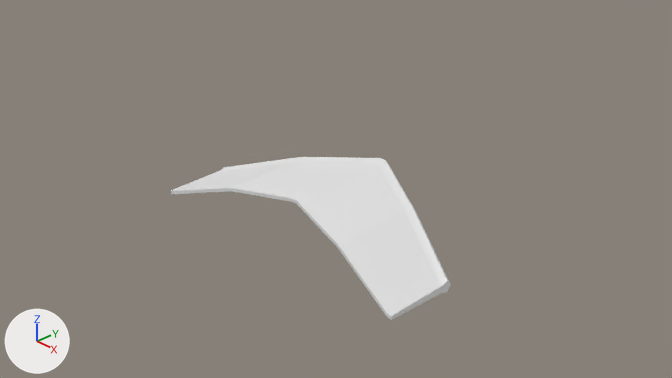
One commit to the Blender file client/3d_blender/glider/glider.blend: the scene before it, then after it.
Both versions are drawn from the file's camera 'Camera'. Every picture has the same lights, and +X, +Y and +Z are marked at lower left.

The first picture shows 'Glider'.
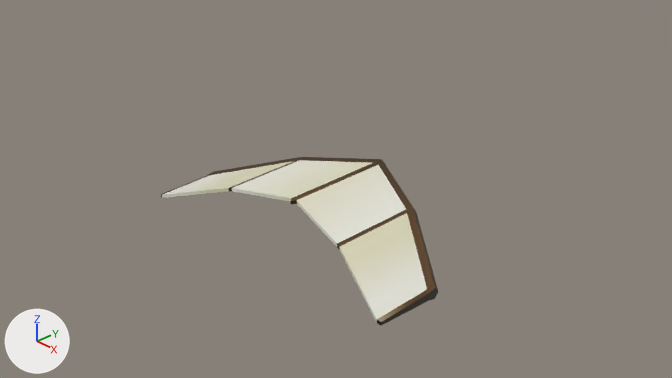
Pixel boxes [x1, y1, x2, y2] of what changed, in the pictures (672 x 378 px; the box of a moved part takes in the faces that stretch with it):
'Glider', reshaped
    before: [171, 157, 451, 320]
    after: [161, 157, 438, 326]
part 1 of me_cube_002, moved or reshaped
    before: [171, 157, 300, 194]
    after: [161, 157, 300, 198]
part 2 of me_cube_002, moved or reshaped
    before: [340, 209, 451, 320]
    after: [340, 209, 438, 326]
part 3 of me_cube_002, built on
    before: [291, 157, 415, 213]
    after: [290, 157, 415, 213]
part 4 of me_cube_002, recoloured
    both: [229, 160, 407, 250]

Diff of the bpy script that builds the scene:
```diff
--- a/client/3d_blender/glider/glider.blend.py
+++ b/client/3d_blender/glider/glider.blend.py
@@ img_glider_png @@
+img_glider_png = load_image('glider.png', '../../gfx/glider.png', 8, 8, 'sRGB')
@@ mat_material_001 @@
+mat_material_001 = principled_material('Material.001')
+mat_material_001.texture = img_glider_png
@@ me_cube_002 @@
 # used by ob_glider; location = (0.0, 0.0, 0.0); scale = (1.97, 1.0, 0.161)
 # verts and faces of me_cube_002; kept vertices keep their numbers, new ones are numbered from 58
 # before: 0 (-1.0, -1.07, -2.98) at pixel (170, 193), 1 (-1.0, -1.07, -2.7) at pixel (170, 190), 2 (-1.0, -0.2, -3.29), 3 (-1.0, -0.2, -2.39) at pixel (224, 167), 20 (-1.0, -0.14, -2.84)
 # before: 25 (-1.0, -0.28, -3.13), 26 (-1.0, -0.28, -2.55) at pixel (219, 170), 36 (-0.97, -1.09, -2.62) at pixel (171, 191), 41 (-0.97, -1.09, -2.9) at pixel (172, 194), 46 (-0.97, -0.28, -3.05)
 # before: 49 (-0.97, -0.28, -2.46) at pixel (222, 170)
 # before: 4 (1.0, -1.07, -2.98) at pixel (391, 319), 5 (1.0, -1.07, -2.7) at pixel (391, 316), 6 (1.0, -0.2, -3.29) at pixel (446, 292), 7 (1.0, -0.2, -2.39) at pixel (447, 280), 21 (1.0, -0.14, -2.84) at pixel (450, 284)
 # before: 27 (1.0, -0.28, -3.13) at pixel (442, 293), 28 (1.0, -0.28, -2.55) at pixel (442, 285), 35 (0.97, -1.08, -2.9) at pixel (387, 317), 42 (0.97, -1.08, -2.62) at pixel (387, 313), 45 (0.97, -0.27, -2.46) at pixel (439, 282)
 # before: 50 (0.97, -0.27, -3.05)
-me_cube_002.from_pydata(...)  # 58 vertices, 51 faces; spans x -1.0..1.0, y -1.09..0.88, z -3.29..0.45
+me_cube_002.from_pydata(...)  # 65 vertices, 58 faces; spans x -1.0..1.0, y -1.24..0.86, z -3.29..0.46
+# me_cube_002 part 1
+for i in [0, 1, 36, 41]: verts[i] += (0.0, -0.15, 0.0)
+for i in [2, 3, 25, 26, 46, 49]: verts[i] += (0.0, -0.2, 0.0)
+verts[20] = (-1.0, -0.35, -2.84)  # moved
+# me_cube_002 part 2
+for i in [4, 5, 35, 42]: verts[i] += (0.0, -0.15, 0.0)
+for i in [6, 7, 27, 28, 45, 50]: verts[i] += (0.0, -0.2, 0.0)
+verts[21] = (1.0, -0.35, -2.84)  # moved, pixel (438, 291)
+# me_cube_002 part 3
+# 7 faces are deleted
+# 4 vertices in x -0.02..0.02, y 0.83, z -0.47..0.45 move by (0.0, -0.05, 0.0)
+# 2 vertices move from x -0.02..0.02, y 0.88, z -0.02..0.0 to x -0.02..0.02, y 0.84, z -0.02..0.0
+# 7 vertices are added at x 0.0, y -0.71..0.86, z -0.48..0.46
+# 14 new faces join them
+# me_cube_002 part 4: 44 faces spanning x -1.0..1.0, y -1.24..0.84, z -3.29..0.45 switch from no material to mat_material_001 (picture img_glider_png)
```
